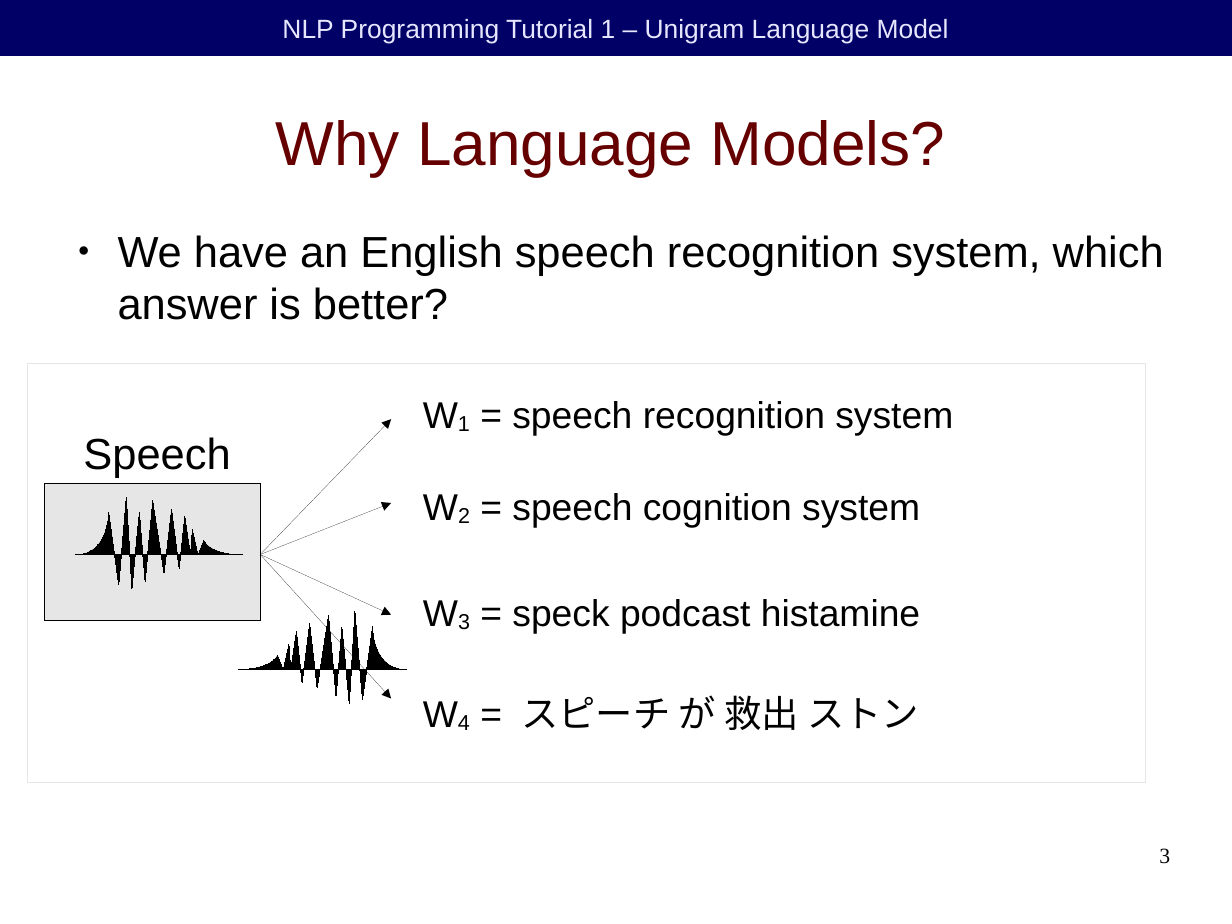
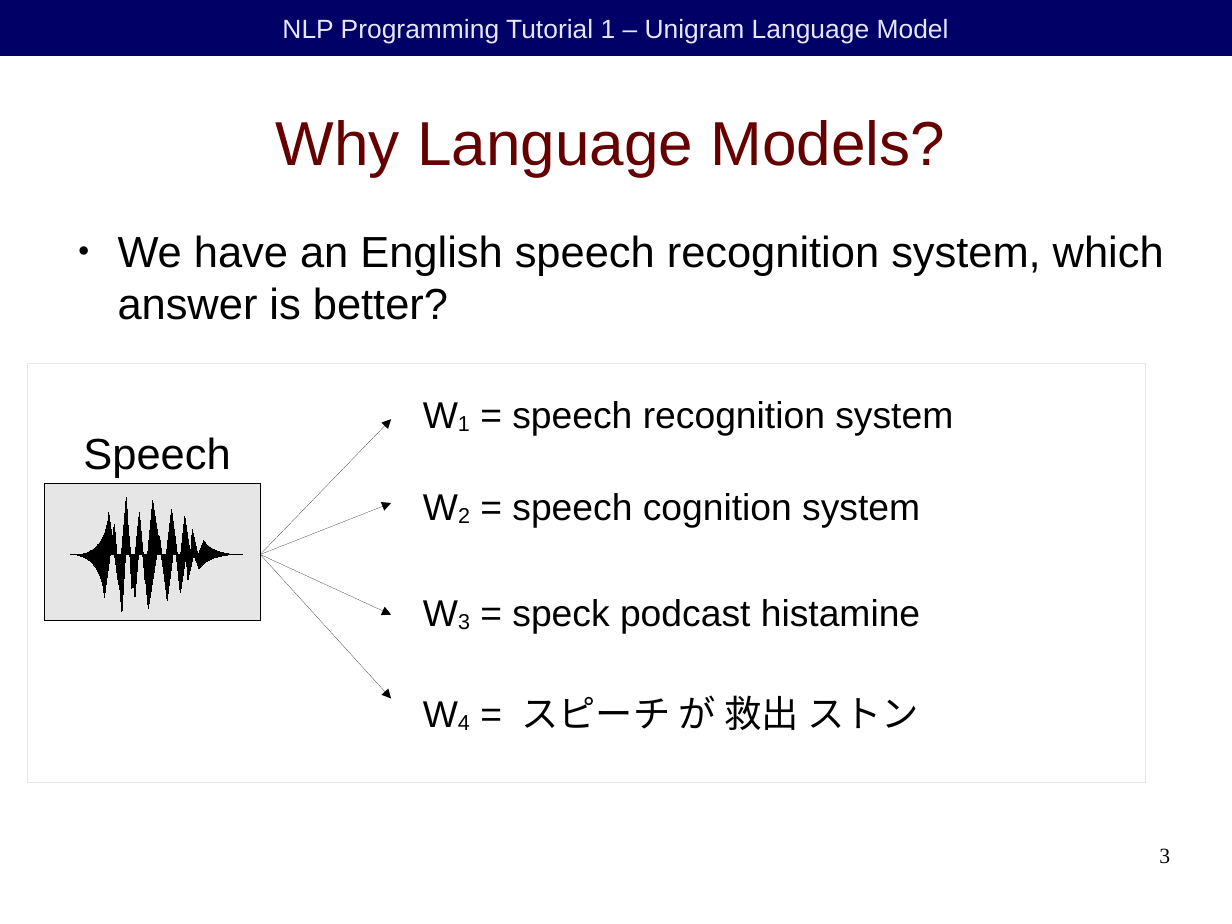
Before and after one commit to duffrind/nlppractice, a slide deck: slide 3 of download/01-unigramlm/nlp-programming-en-01-unigramlm.odp. Drawn at 1232x924 pixels with LibreOffice and Linux fonts; fonts in the diff are those of the drawing; background and template pictures are left out. Boxes give left, top, right and bottom in pixels: in the first picture for what was removed or moved away, otherwise in the second. Text is boxed around its words. In the diff, an @@ line names an element or a change of style, - is before the commit and + after.

```diff
--- a/download/01-unigramlm/nlp-programming-en-01-unigramlm.odp
+++ b/download/01-unigramlm/nlp-programming-en-01-unigramlm.odp
@@ freeform shape: place and size @@
-freeform shape at [238, 613, 406, 704]
+freeform shape at [70, 521, 238, 613]
```
Also in this commit, not shown: 4 other slides changed, 1 slide removed, 5 other files.
